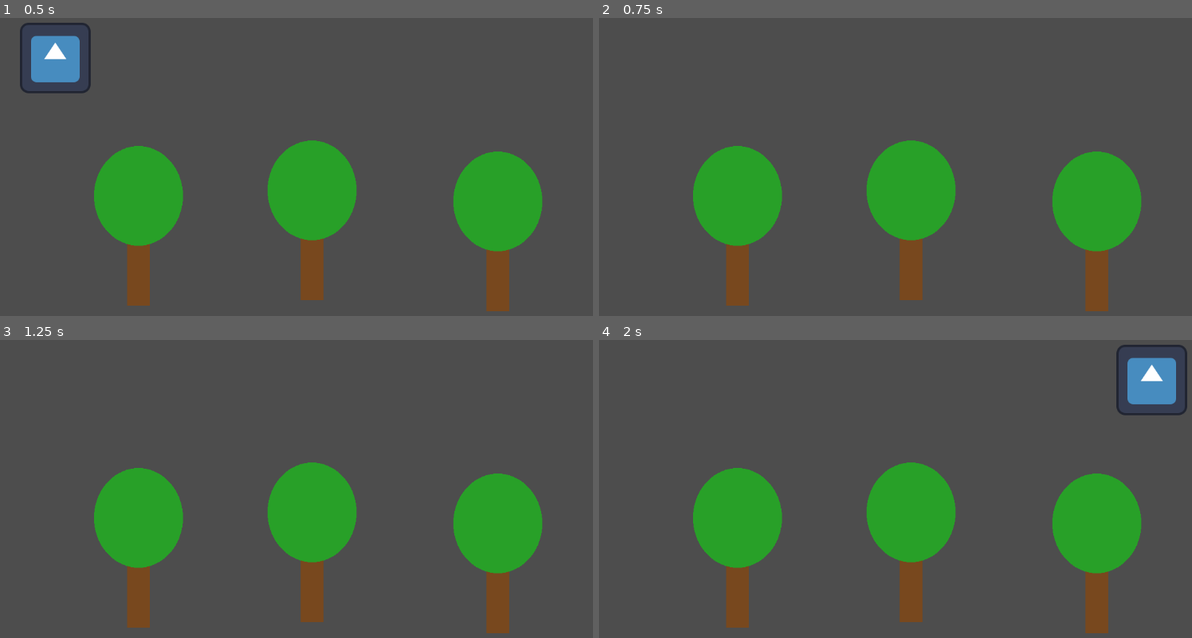
Above: before the commit, frames 1-4 (two rows, left to right).
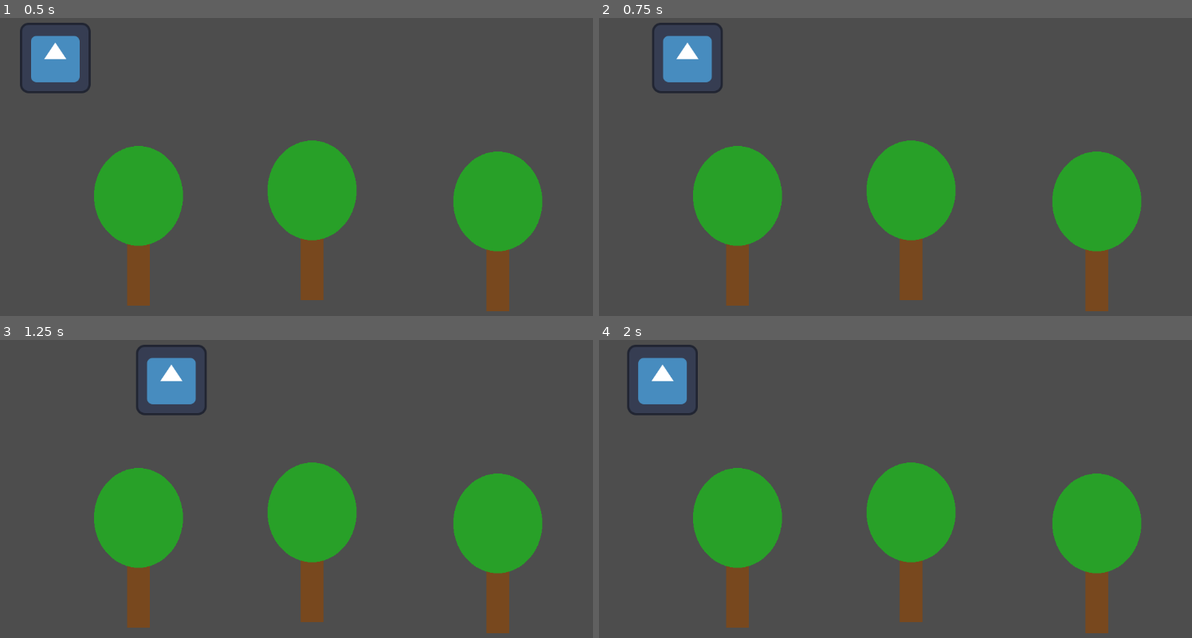
Above: after the commit, the same moments.

Repository: vs35-dot/my-forest1
Game: Godot game, scene res://main.tscn
Two runs of this game, one before a commit and one after it. Both use one fixed random seed, a clock stepped at 60 frames per second and the inputs below. The engine's default icon, where the game draws it, is replaced by a stand-in: a white triangle on a blue panel in a dark square.
Inputs:
- Up to frame 1 (0.5 s): no input
- Up to frame 2 (0.75 s): tap Enter at 0.5 s; hold Right (ui_right) from 0.53 s (still down)
- Up to frame 3 (1.25 s): keep holding Right (ui_right)
- Up to frame 4 (2 s): release Right (ui_right) at 1.28 s; hold Left (ui_left) from 1.28 s (still down)

Frame 1 is identical in both runs. In frame 2, 1.7% of the frame differs, in the area x 9-21%, y 1-26%; in frame 3, 1.7%; in frame 4, 3.3%, in the area x 4-100%, y 1-26%.

Commit message:
Add files via upload

Diff:
--- a/main.tscn
+++ b/main.tscn
@@ -10,7 +10,6 @@
 position = Vector2(100, 100)
 texture = ExtResource("1_icon")
 script = ExtResource("3_icon")
-speed = 300
 
 [node name="Forest" type="Node2D" parent="." unique_id=535498533]
 
Not shown, changed: README.md
